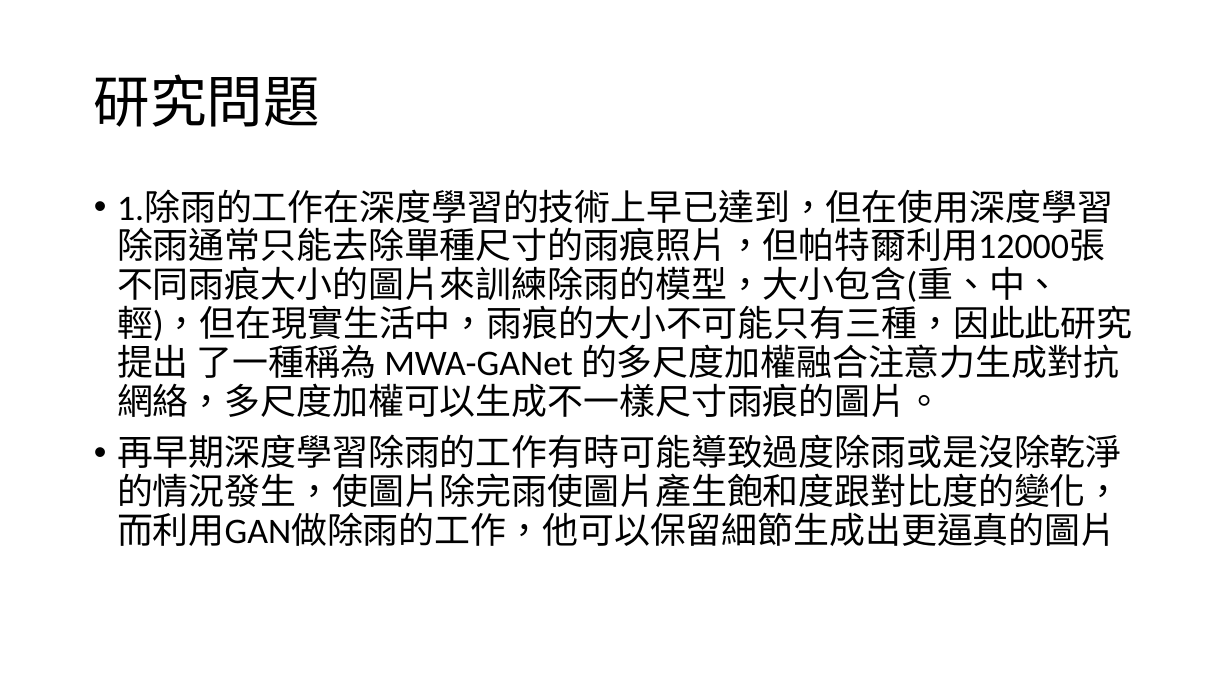
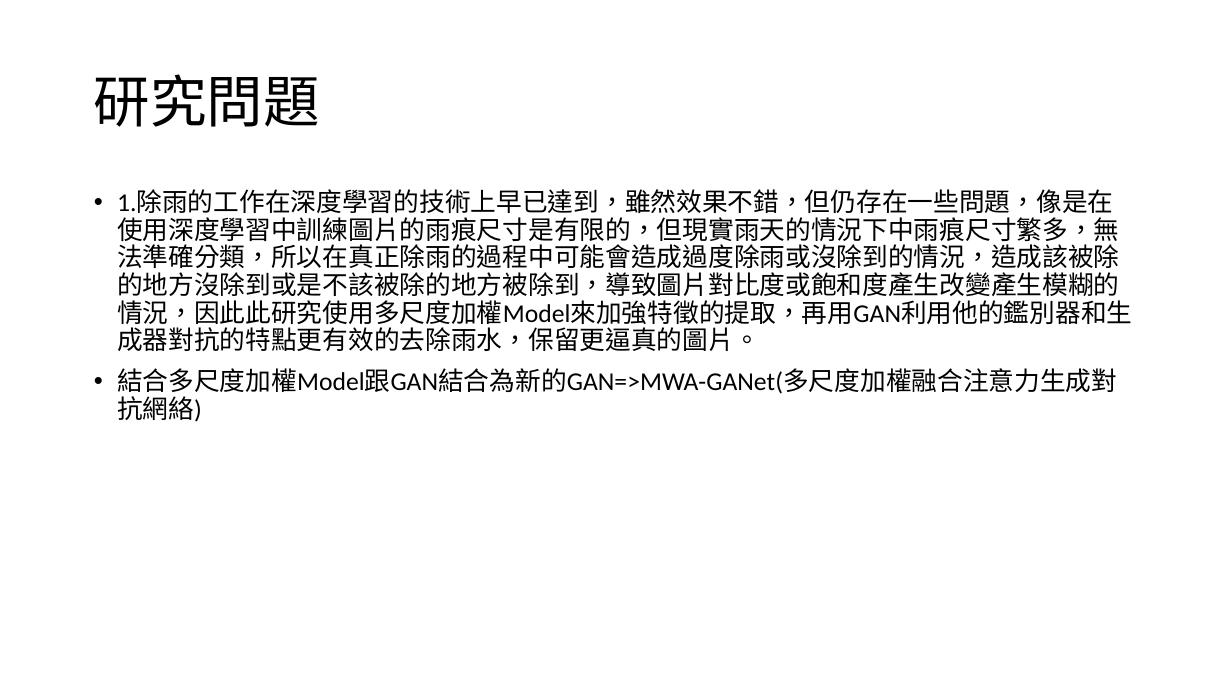
Before and after one commit to 10994015/paper, a slide deck: slide 14 of 論文/論文寫作.pptx (slide 13 before the commit). Drawn at 1232x693 pixels with LibreOffice and Linux fonts; fonts in the diff are those of the drawing. Boxes give left, top, right and bottom in pixels: in the first picture for what was removed or moved away, otherwise in the second. Text is boxed around its words. In the diff, an @@ line names an element or a change of style, - is before the commit and + after.

```diff
--- a/論文/論文寫作.pptx
+++ b/論文/論文寫作.pptx
@@ text at [117, 190, 1132, 422]: text changed; size 28 to 20 pt @@
-• 1.除雨的工作在深度學習的技術上早已達到，但在使用深度學習除雨通常只能去除單種尺寸的雨痕照片，但帕特爾利用12000張不同雨痕大小的圖片來訓練除雨的模型，大小包含(重、中、輕)，但在現實生活中，雨痕的大小不可能只有三種，因此此研究提出 了一種稱為 MWA-GANet 的多尺度加權融合注意力生成對抗網絡，多尺度加權可以生成不一樣尺寸雨痕的圖片。
-• 再早期深度學習除雨的工作有時可能導致過度除雨或是沒除乾淨的情況發生，使圖片除完雨使圖片產生飽和度跟對比度的變化，而利用GAN做除雨的工作，他可以保留細節生成出更逼真的圖片
+• 1.除雨的工作在深度學習的技術上早已達到，雖然效果不錯，但仍存在一些問題，像是在使用深度學習中訓練圖片的雨痕尺寸是有限的，但現實雨天的情況下中雨痕尺寸繁多，無法準確分類，所以在真正除雨的過程中可能會造成過度除雨或沒除到的情況，造成該被除的地方沒除到或是不該被除的地方被除到，導致圖片對比度或飽和度產生改變產生模糊的情況，因此此研究使用多尺度加權Model來加強特徵的提取，再用GAN利用他的鑑別器和生成器對抗的特點更有效的去除雨水，保留更逼真的圖片。
+• 結合多尺度加權Model跟GAN結合為新的GAN=>MWA-GANet(多尺度加權融合注意力生成對抗網絡)
```
Also in this commit, not shown: 2 other slides changed, 35 slides added, 1 other file.
